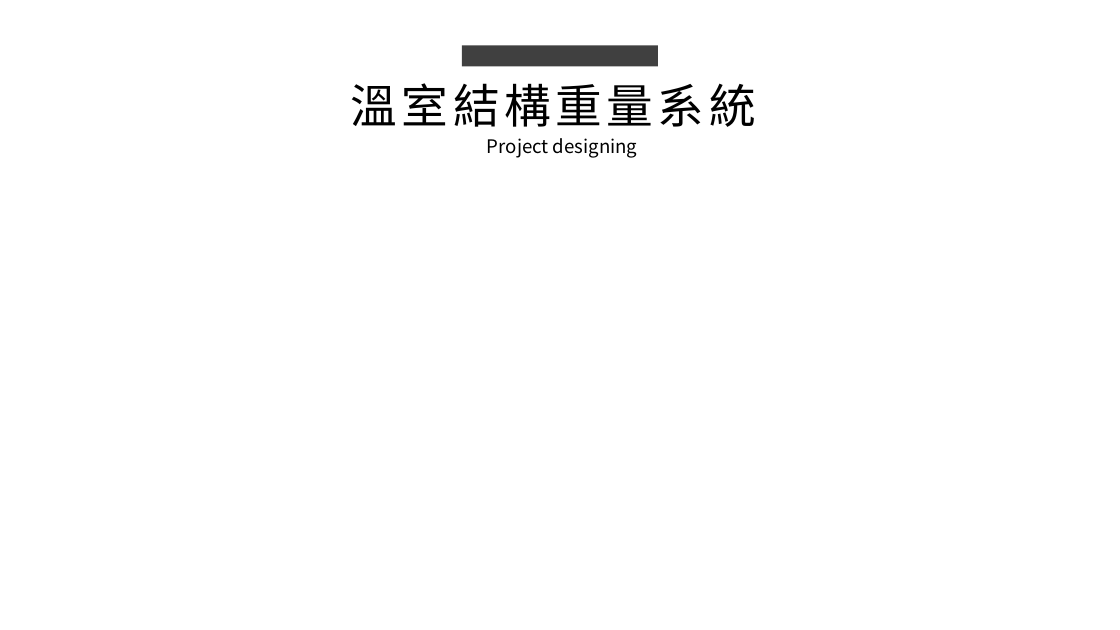
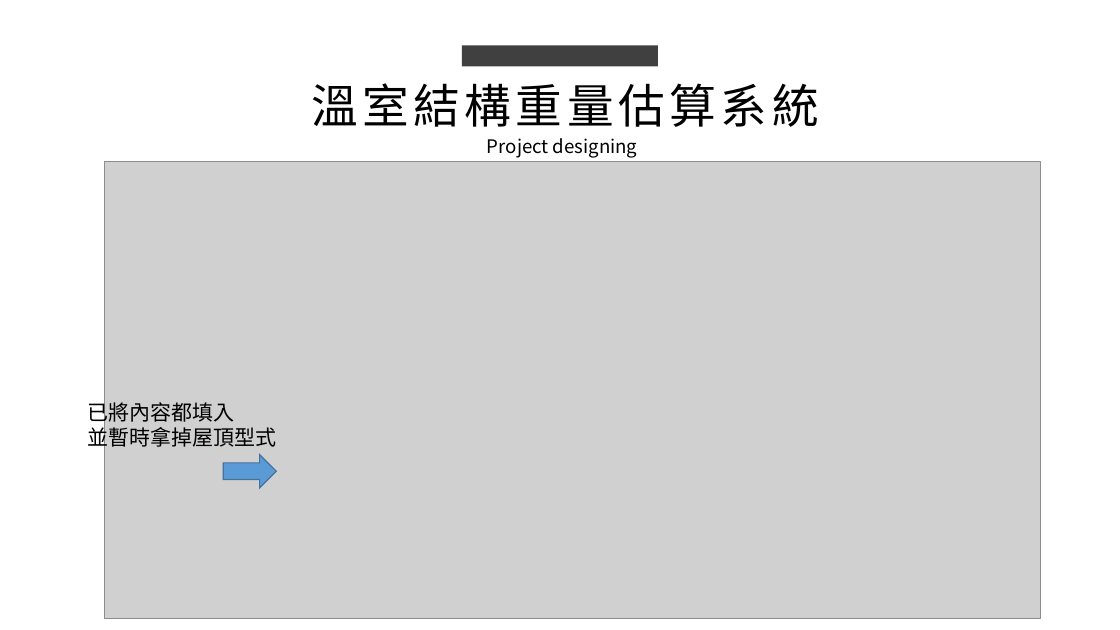
Before and after one commit to king637324/KnowledgeGreenhouseSystem, a slide deck: slide 5 of 工作日報_葉柏漢/2021.08/2021.08.05(加班)~2021.08.06工作日報_葉柏漢.pptx (slide 4 before the commit). Drawn at 1120x630 pixels with LibreOffice and Linux fonts; fonts in the diff are those of the drawing; grey boxes stand for pictures. Boxes give left, top, right and bottom in pixels: in the first picture for what was removed or moved away, otherwise in the second. Text is boxed around its words. In the diff, an @@ line names an element or a change of style, - is before the commit and + after.

```diff
--- a/工作日報_葉柏漢/2021.08/2021.08.05(加班)~2021.08.06工作日報_葉柏漢.pptx
+++ b/工作日報_葉柏漢/2021.08/2021.08.05(加班)~2021.08.06工作日報_葉柏漢.pptx
@@ text at box(311, 83, 819, 127): text changed @@
-溫室結構重量系統
+溫室結構重量估算系統
@@ picture added at box(105, 162, 1041, 618) @@
@@ text added at box(87, 399, 276, 451), 18 pt, text #000000 @@
+已將內容都填入
+並暫時拿掉屋頂型式
@@ right arrow added at box(223, 455, 276, 487), fill #5B9BD5, outline #43739E 1 pt @@
```
Also in this commit, not shown: 2 other slides changed, 1 slide added, 4 other files.
